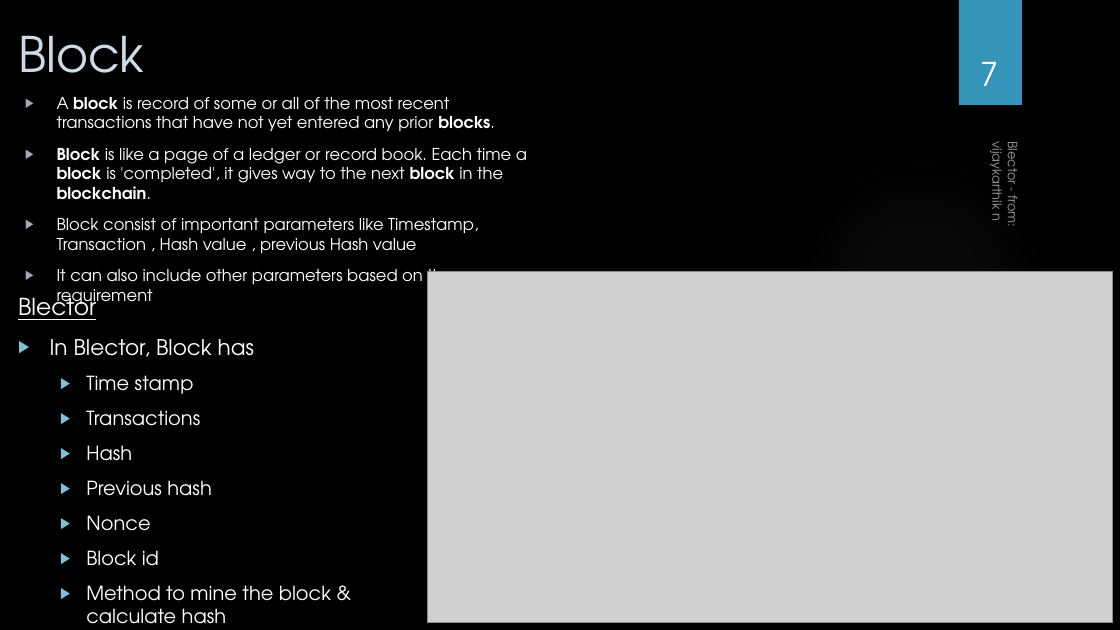
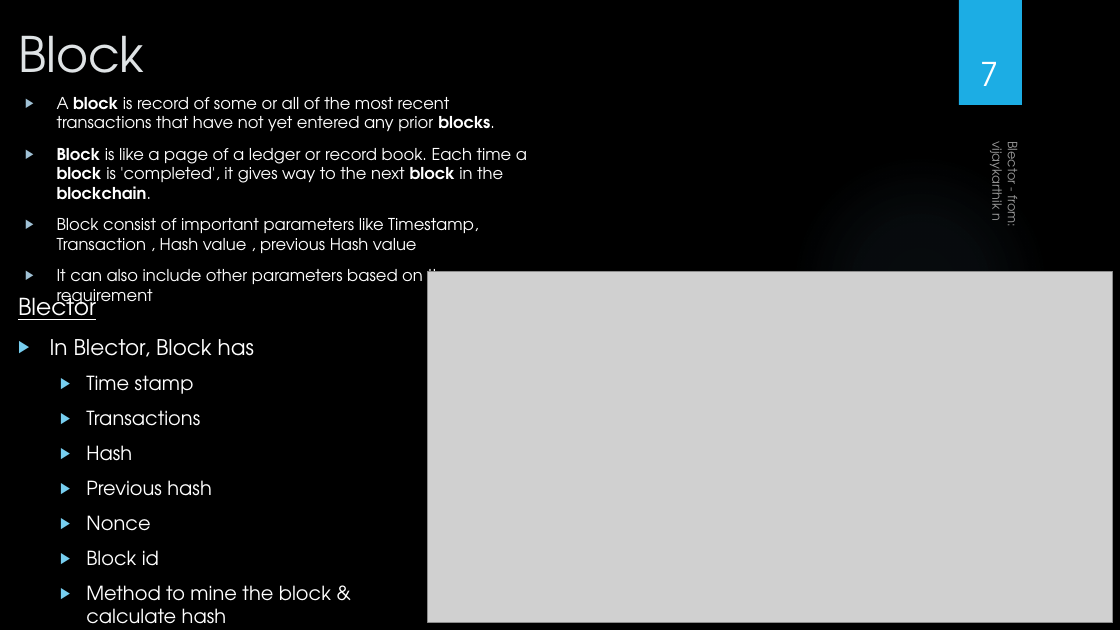
Before and after one commit to karthigowtham/block-chain-electronic-voting-reference-implementation-using-javascript, a slide deck: slide 7 of Blector.pptx. Drawn at 1120x630 pixels with LibreOffice and Linux fonts; fonts in the diff are those of the drawing; grey boxes stand for pictures; background and template pictures are left out. Boxes give left, top, right and bottom in pixels: in the first picture for what was removed or moved away, otherwise in the second. Text is boxed around its words. In the diff, an @@ line names an element or a change of style, - is before the commit and + after.

```diff
--- a/Blector.pptx
+++ b/Blector.pptx
@@ title "Block" at (18,35,144,73): text colour #CEDBE6 to #DFE3E5 @@
@@ rectangle at (959,0,1022,105): fill #3494BA to #1CADE4 @@
@@ text "A block is record of ..." at (57,97,527,290): bullet colour #AAA7BC to #A0C1D5 @@
@@ text "In Blector, Block has" at (50,339,331,624): bullet colour #7FC1DB to #77CEEF @@
```
Also in this commit, not shown: 12 other slides changed.
